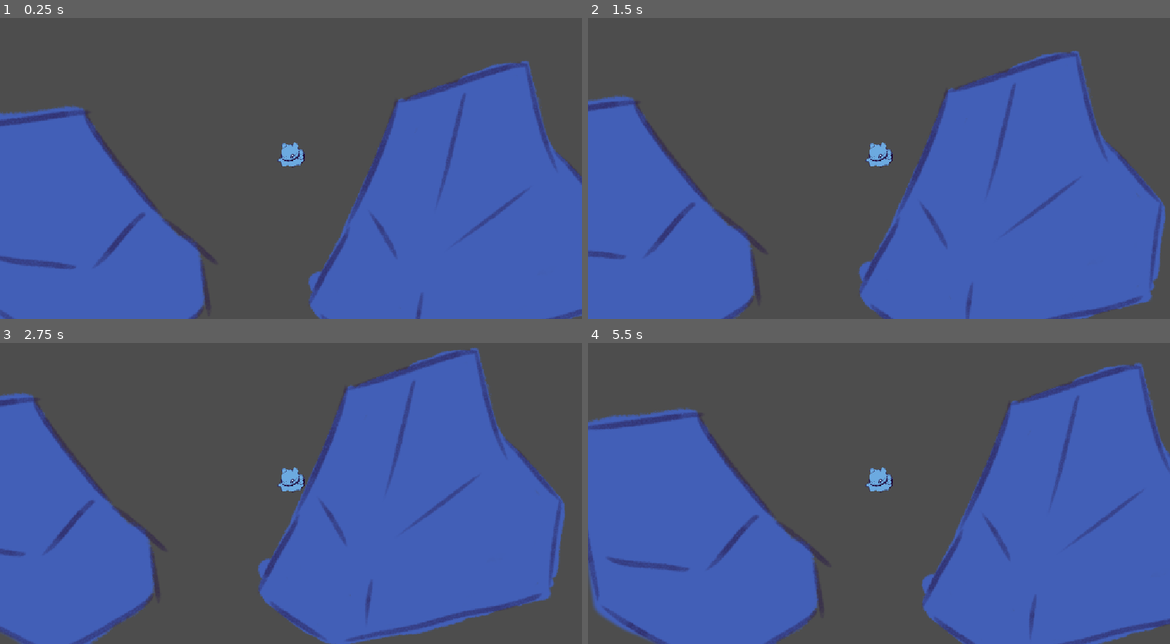
Above: before the commit, frames 1-4 (two rows, left to right).
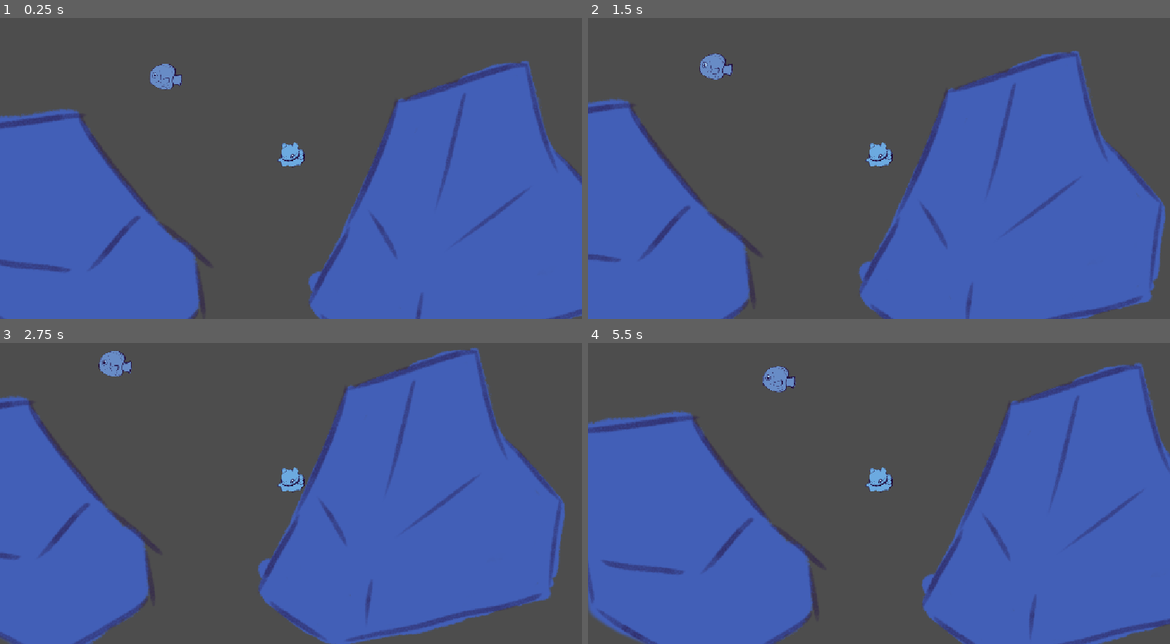
Above: after the commit, the same moments.

Repository: BelovedBarreleye/Project1-Baubled-
Game: Godot game, scene res://Level_1.tscn
Two runs of this game, one before a commit and one after it. Both use one fixed random seed, a clock stepped at 60 frames per second and the inputs below.
Inputs:
- Up to frame 1 (0.25 s): no input
- Up to frame 2 (1.5 s): tap Enter at 0.5 s; hold Right (move_right) 0.53-1.28 s; hold Down (move_down) from 1.28 s (still down)
- Up to frame 3 (2.75 s): release Down (move_down) at 2.03 s; hold Right (move_right) from 2.03 s (still down)
- Up to frame 4 (5.5 s): tap Space at 2.75 s; release Right (move_right) at 2.78 s; hold Up (move_up) 2.78-3.53 s; hold Left (move_left) 3.53-5.03 s; hold Down (move_down) from 5.03 s (still down)

The runs differ from the first frame. In frame 1, 2.5% of the frame differs, in the area x 0-37%, y 15-100%; in frame 2, 2.2%; in frame 3, 2.2%; in frame 4, 3.4%, in the area x 0-42%, y 7-100%.

Commit message:
Initial commit! Hi this is Karen

Diff:
--- a/Level_1.tscn
+++ b/Level_1.tscn
@@ -3,6 +3,7 @@
 [ext_resource type="PackedScene" uid="uid://bo3wtpbq7yb1w" path="res://Scenes/RockA.tscn" id="1_65pcf"]
 [ext_resource type="PackedScene" uid="uid://c3pqnhq0mm5bb" path="res://Player.tscn" id="1_n0r7v"]
 [ext_resource type="PackedScene" uid="uid://gh5hn8bk38nr" path="res://Scenes/RockB.tscn" id="2_a0j4s"]
+[ext_resource type="PackedScene" uid="uid://dn3m02xfqd80f" path="res://Scenes/fishy.tscn" id="4_a0j4s"]
 
 [node name="Main" type="Node2D" unique_id=2090730078]
 
@@ -10,7 +11,10 @@
 position = Vector2(915, 422)
 
 [node name="RockB" parent="." unique_id=578332930 instance=ExtResource("2_a0j4s")]
-position = Vector2(148, 470)
+position = Vector2(138, 476)
 
 [node name="Player" parent="." unique_id=130884428 instance=ExtResource("1_n0r7v")]
 position = Vector2(579, 324)
+
+[node name="Fishy" parent="." unique_id=1105711345 instance=ExtResource("4_a0j4s")]
+position = Vector2(324, 178)
--- /dev/null
+++ b/Scenes/fishy.tscn
@@ -0,0 +1,17 @@
+[gd_scene format=3 uid="uid://dn3m02xfqd80f"]
+
+[ext_resource type="Texture2D" uid="uid://cp2i4ejle1j6t" path="res://Sprites/Baubled Fishy.png" id="1_qgoro"]
+
+[sub_resource type="CircleShape2D" id="CircleShape2D_wuq7w"]
+radius = 35.0
+
+[node name="Fishy" type="Area2D" unique_id=1105711345]
+
+[node name="Sprite2D" type="Sprite2D" parent="." unique_id=1208986835]
+position = Vector2(3, -9)
+scale = Vector2(0.1234375, 0.1140625)
+texture = ExtResource("1_qgoro")
+
+[node name="CollisionShape2D" type="CollisionShape2D" parent="." unique_id=472843893]
+position = Vector2(7, -10)
+shape = SubResource("CircleShape2D_wuq7w")
